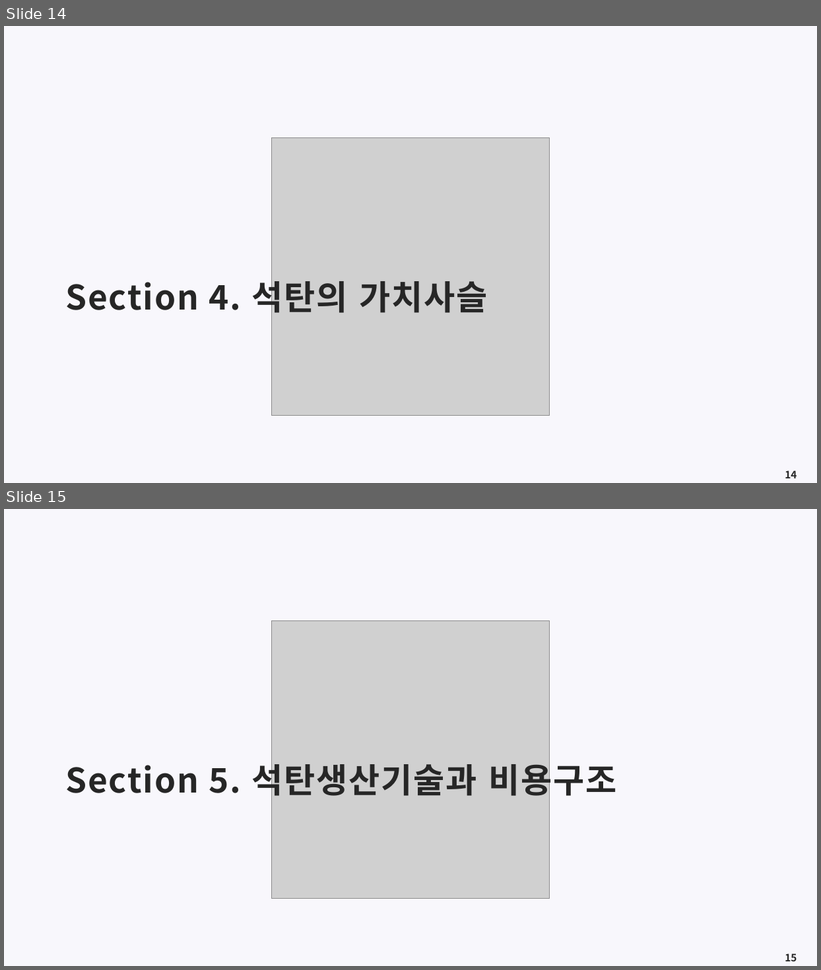
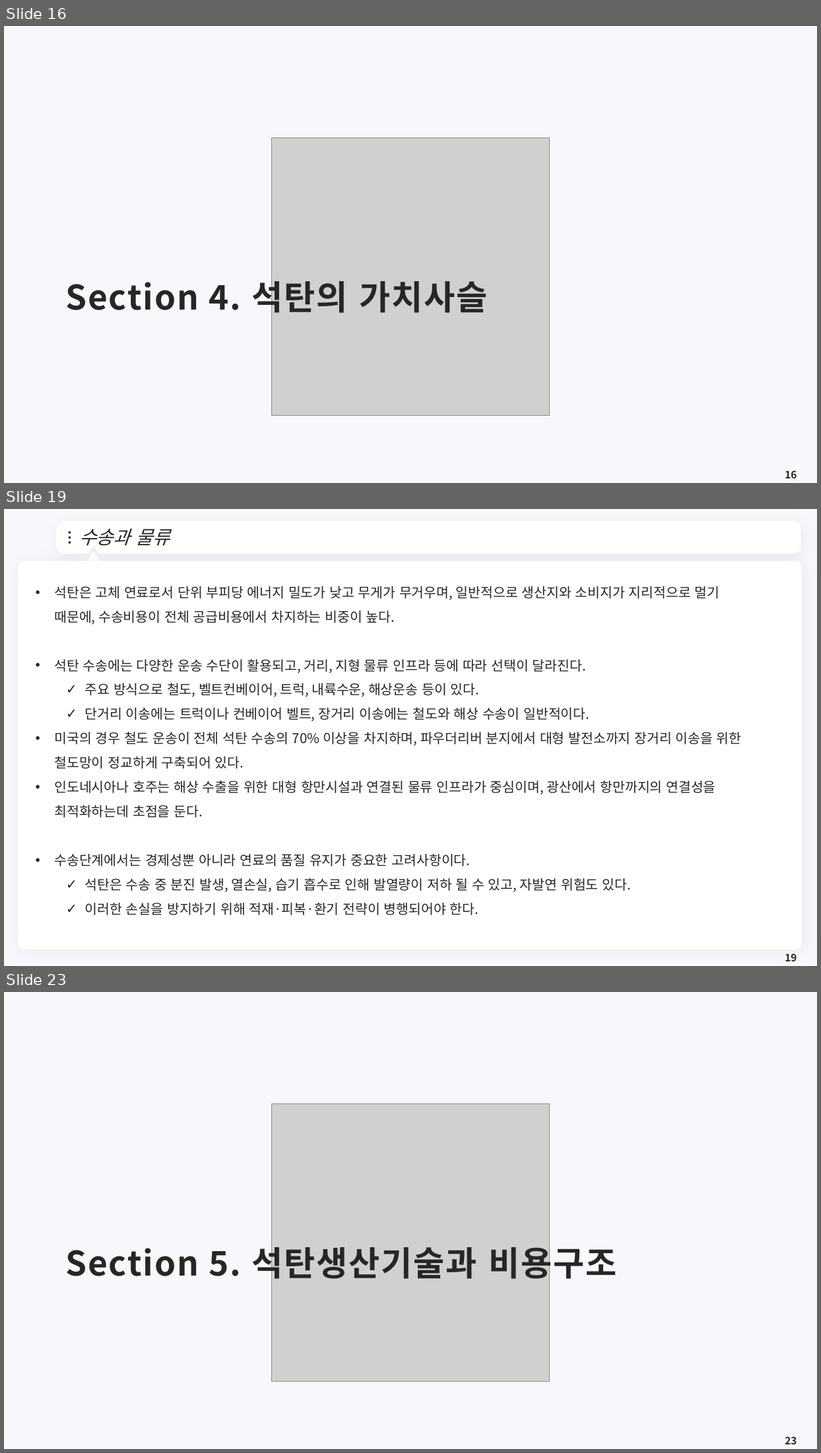
Before and after one commit to meandthey/Teaching, a slide deck: 에너지경제학/자원에너지경제학_Chapter_4 (석탄).pptx. Shown one above the other, each under a label of ours: slides 14 and 15 before the commit, slides 16, 19 and 23 after it; the slides between them are not shown. The pictures are 821x970 and 821x1453 pixels, drawn with LibreOffice and Linux fonts; fonts in the diff are those of the drawing; grey boxes stand for pictures; background and template pictures are left out. Boxes give left, top, right and bottom in pixels: in the first picture for what was removed or moved away, otherwise in the second. Text is boxed around its words. In the diff, an @@ line names an element or a change of style, - is before the commit and + after.

```diff
--- a/에너지경제학/자원에너지경제학_Chapter_4 (석탄).pptx
+++ b/에너지경제학/자원에너지경제학_Chapter_4 (석탄).pptx
@@ slide 19 added at bbox=[4, 509, 817, 966], background #F8F7FC @@
@@ freeform shape added at bbox=[59, 524, 798, 551], fill #FFFFFF, outline #FFFFFF 7.25 pt @@
@@ ellipse added at bbox=[69, 531, 71, 534], fill #262626 @@
@@ ellipse added at bbox=[69, 537, 71, 539], fill #262626 @@
@@ ellipse added at bbox=[69, 541, 71, 544], fill #262626 @@
@@ title added at bbox=[79, 529, 170, 546], 22 pt, text #262626, italic @@
+수송과 물류
@@ freeform shape added at bbox=[781, 533, 789, 543], fill #FFFFFF @@
@@ rounded rectangle added at bbox=[18, 561, 803, 950], fill #FFFFFF @@
@@ triangle added at bbox=[86, 553, 100, 566], fill #FFFFFF, outline #FFFFFF 3.75 pt @@
@@ text added at bbox=[54, 586, 742, 916], 16 pt, text #262626 @@
+• 석탄은 고체 연료로서 단위 부피당 에너지 밀도가 낮고 무게가 무거우며, 일반적으로 생산지와 소비지가 지리적으로 멀기 때문에, 수송비용이 전체 공급비용에서 차지하는 비중이 높다.
+• 석탄 수송에는 다양한 운송 수단이 활용되고, 거리, 지형 물류 인프라 등에 따라 선택이 달라진다.
+  ✓ 주요 방식으로 철도, 벨트컨베이어, 트럭, 내륙수운, 해상운송 등이 있다.
+  ✓ 단거리 이송에는 트럭이나 컨베이어 벨트, 장거리 이송에는 철도와 해상 수송이 일반적이다.
+• 미국의 경우 철도 운송이 전체 석탄 수송의 70% 이상을 차지하며, 파우더리버 분지에서 대형 발전소까지 장거리 이송을 위한 철도망이 정교하게 구축되어 있다.
+• 인도네시아나 호주는 해상 수출을 위한 대형 항만시설과 연결된 물류 인프라가 중심이며, 광산에서 항만까지의 연결성을 최적화하는데 초점을 둔다.
+• 수송단계에서는 경제성뿐 아니라 연료의 품질 유지가 중요한 고려사항이다.
+  ✓ 석탄은 수송 중 분진 발생, 열손실, 습기 흡수로 인해 발열량이 저하 될 수 있고, 자발연 위험도 있다.
+  ✓ 이러한 손실을 방지하기 위해 적재·피복·환기 전략이 병행되어야 한다.
@@ page number added at bbox=[785, 954, 797, 962], 12 pt, text #262626, bold @@
+19
@@ what was slide 14 is now slide 16 @@
@@ page number at bbox=[785, 471, 797, 479]: text changed @@
-14
+16
@@ what was slide 15 is now slide 23 @@
@@ page number at bbox=[785, 1437, 797, 1445]: text changed @@
-15
+23
```
Also in this commit, not shown: 4 slides changed, 11 other slides added.
